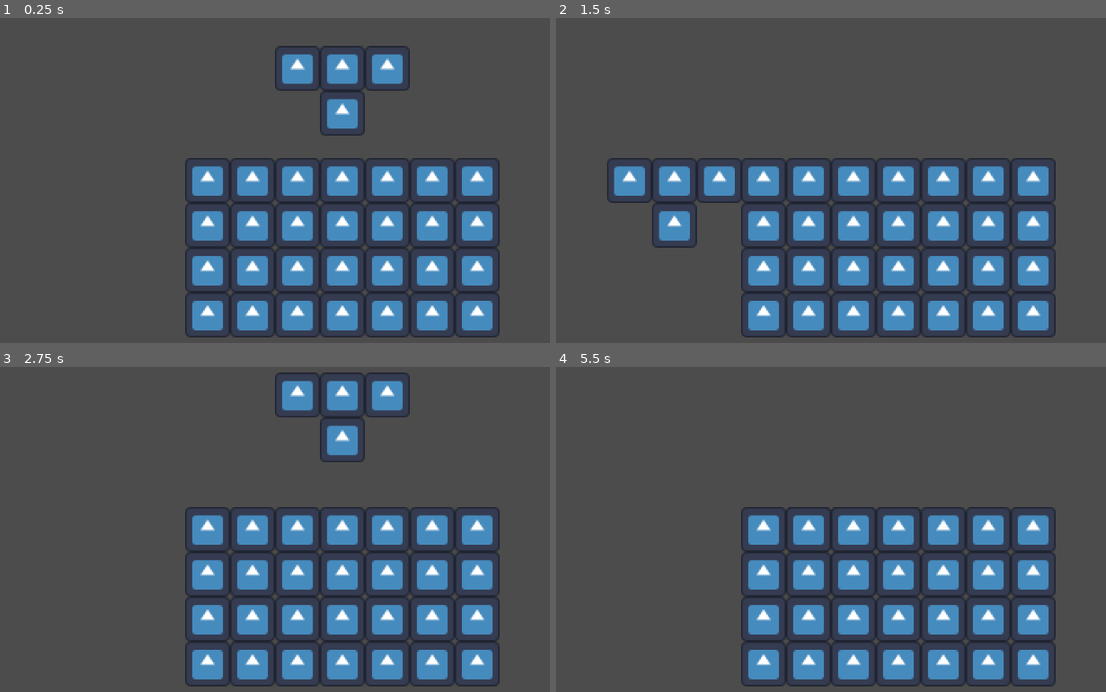
Above: before the commit, frames 1-4 (two rows, left to right).
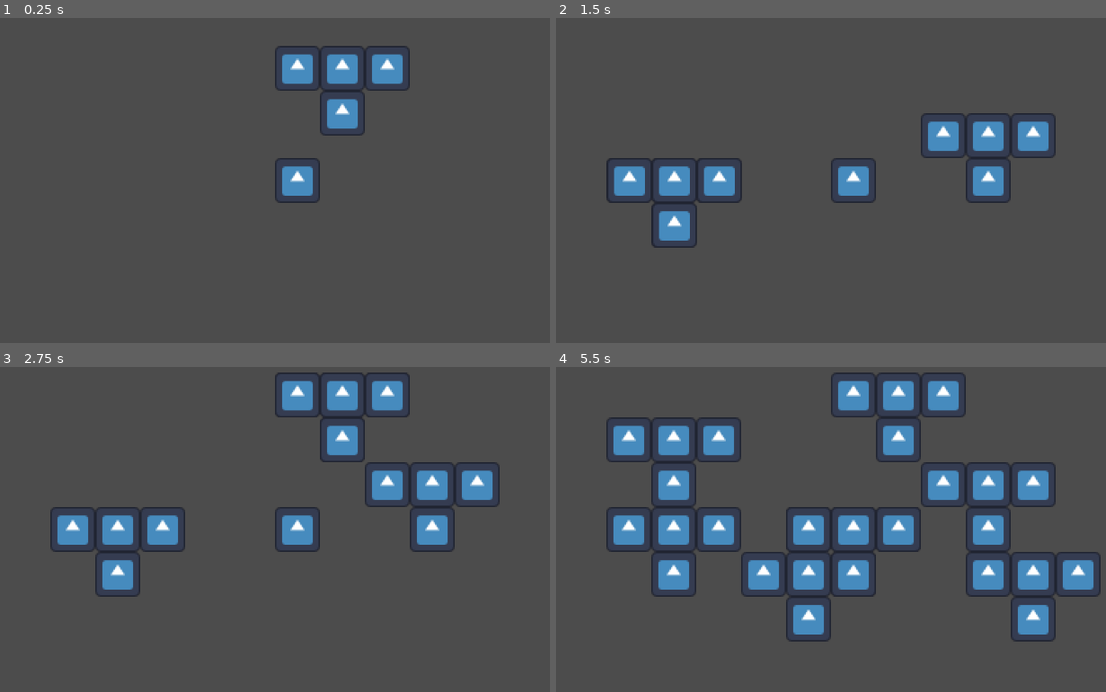
Above: after the commit, the same moments.

Repository: kennethbchen/Polyomino-Tower-Defense
Game: Godot game, scene res://Game.tscn
Same seed, same stepped clock (60 frames per second), same inputs: the game is played once before the commit and once after it. The engine's default icon, where the game draws it, is replaced by a stand-in: a white triangle on a blue panel in a dark square.
Inputs (mouse positions are in pixels of both pictures, inside the frame that each line leads up to):
- Up to frame 1 (0.25 s): no input
- Up to frame 2 (1.5 s): tap Enter at 0.5 s; move the mouse to (990, 138) at 0.52 s; click (990, 138) at 0.67 s; tap Space at 1.25 s; move the mouse to (688, 180) at 1.27 s; click (688, 180) at 1.42 s
- Up to frame 3 (2.75 s): tap Enter at 2 s; move the mouse to (346, 415) at 2.02 s; click (346, 415) at 2.17 s
- Up to frame 4 (5.5 s): tap Space at 2.75, 4.25 s; move the mouse to (792, 591) at 2.77 s; click (792, 591) at 2.92 s; tap Enter at 3.5 s; move the mouse to (1045, 568) at 3.52 s; click (1045, 568) at 3.67 s; move the mouse to (616, 445) at 4.27 s; click (616, 445) at 4.42 s; move the mouse to (869, 506) at 5.02 s; click (869, 506) at 5.17 s

The runs differ from the first frame. In frame 1, 18% of the frame differs, in the area x 33-91%, y 43-99%; in frame 2, 20%; in frame 3, 22%; in frame 4, 22%, in the area x 9-100%, y 1-99%.

Commit message:
Attempting to implement placing blocks

Diff:
--- a/Game.tscn
+++ b/Game.tscn
@@ -1,9 +1,8 @@
-[gd_scene load_steps=5 format=2]
+[gd_scene load_steps=4 format=2]
 
 [ext_resource path="res://Tiles.tres" type="TileSet" id=1]
 [ext_resource path="res://Scripts/Game.gd" type="Script" id=2]
 [ext_resource path="res://Scripts/Cursor.gd" type="Script" id=4]
-[ext_resource path="res://Blocks/T-Piece.tscn" type="PackedScene" id=5]
 
 [node name="Root" type="Node2D"]
 script = ExtResource( 2 )
@@ -12,7 +11,7 @@
 tile_set = ExtResource( 1 )
 cell_size = Vector2( 32, 32 )
 format = 1
-tile_data = PoolIntArray( 65534, 0, 0, 65535, 0, 0, 0, 0, 0, 1, 0, 0, 2, 0, 0, 3, 0, 0, 4, 0, 0, 131070, 0, 0, 131071, 0, 0, 65536, 0, 0, 65537, 0, 0, 65538, 0, 0, 65539, 0, 0, 65540, 0, 0, 196606, 0, 0, 196607, 0, 0, 131072, 0, 0, 131073, 0, 0, 131074, 0, 0, 131075, 0, 0, 131076, 0, 0, 262142, 0, 0, 262143, 0, 0, 196608, 0, 0, 196609, 0, 0, 196610, 0, 0, 196611, 0, 0, 196612, 0, 0 )
+tile_data = PoolIntArray( 0, 0, 0 )
 
 [node name="Camera2D" type="Camera2D" parent="."]
 current = true
@@ -22,8 +21,6 @@
 position = Vector2( 48, -64 )
 script = ExtResource( 4 )
 
-[node name="T-Piece" parent="Cursor" instance=ExtResource( 5 )]
-
 [node name="PosTween" type="Tween" parent="Cursor"]
 
 [node name="RotTween" type="Tween" parent="Cursor"]
--- a/Scripts/Cursor.gd
+++ b/Scripts/Cursor.gd
@@ -1,6 +1,9 @@
 extends Node2D
 
 export var cursor_speed = 10
+
+var target_pos = Vector2.ZERO
+var target_rot: int = 0 # In Degrees
 
 onready var pos_tween = $PosTween
 onready var rot_tween = $RotTween
@@ -13,19 +16,22 @@
 
 
 func _process(delta):
-	print(rotation_degrees)
 	pass
 
 func set_target_pos(new_pos : Vector2):
 
-	pos_tween.interpolate_property(self, "position", position, new_pos, 0.25, Tween.TRANS_CUBIC, Tween.EASE_OUT)
+	if target_pos == new_pos: return
+
+	target_pos = new_pos
+	pos_tween.interpolate_property(self, "position", position, target_pos, 0.25, Tween.TRANS_CUBIC, Tween.EASE_OUT)
 	pos_tween.start()
 
 func set_target_rot(new_rot):
 
 	if rot_tween.is_active(): return
+	if target_rot == new_rot: return
 
+	target_rot = new_rot
 
-
-	rot_tween.interpolate_property(self, "rotation_degrees", rotation_degrees, new_rot, 0.1, Tween.TRANS_CUBIC, Tween.EASE_OUT)
+	rot_tween.interpolate_property(self, "rotation_degrees", rotation_degrees, target_rot, 0.1, Tween.TRANS_CUBIC, Tween.EASE_OUT)
 	rot_tween.start()
--- a/Scripts/Game.gd
+++ b/Scripts/Game.gd
@@ -12,10 +12,15 @@
 
 onready var board = $Board
 
+var current_block: Node2D
+
 # Called when the node enters the scene tree for the first time.
 func _ready():
 
 	root = get_tree().root
+
+	current_block = load("res://Blocks/T-Piece.tscn").instance()
+	cursor.add_child(current_block)
 
 	pass # Replace with function body.
 
@@ -35,5 +40,50 @@
 
 		if !event.pressed: return
 
+		if event.button_index == 1:
+			if current_block == null: return
+
+			var rotated_data = current_block.data
+			var rotated_center = current_block.center + Vector2(1,1)
+
+			if cursor.target_rot % 360 == 0:
+				pass
+			elif cursor.target_rot % 360 == 90:
+				pass
+			elif cursor.target_rot % 360 == 180:
+				pass
+			elif cursor.target_rot % 360 == 270:
+				pass
+
+			for row in len(rotated_data):
+					for col in len(rotated_data[row]):
+						if rotated_data[row][col] == 1:
+							var array_coord = (Vector2(col,row) + Vector2(1,1))
+							print(array_coord)
+							print(rotated_center)
+							print(array_coord - rotated_center)
+							print()
+							var tile_pos = board.world_to_map(cursor.position) + (array_coord - rotated_center)
+							set_tile(tile_pos)
+
+			cursor.set_target_rot(0)
+
 		if event.button_index == 2:
 			cursor.set_target_rot(cursor.rotation_degrees + 90)
+
+
+
+func set_tile(tilemap_position: Vector2):
+	board.set_cellv(tilemap_position, 0)
+
+
+# Rotates array 90 degrees clockwise, assuming that array is a full rectangle (all rows same size)
+# https://godotengine.org/qa/92697/how-can-i-rotate-an-array-of-array
+func rotate_array(arr) -> Array:
+	var new_arr = []
+	for i in range(len(arr[0])):
+		var row = []
+		for j in range(len(arr)):
+			row.append(arr[len(arr) - j - 1][i])
+		new_arr.append(row)
+	return new_arr
